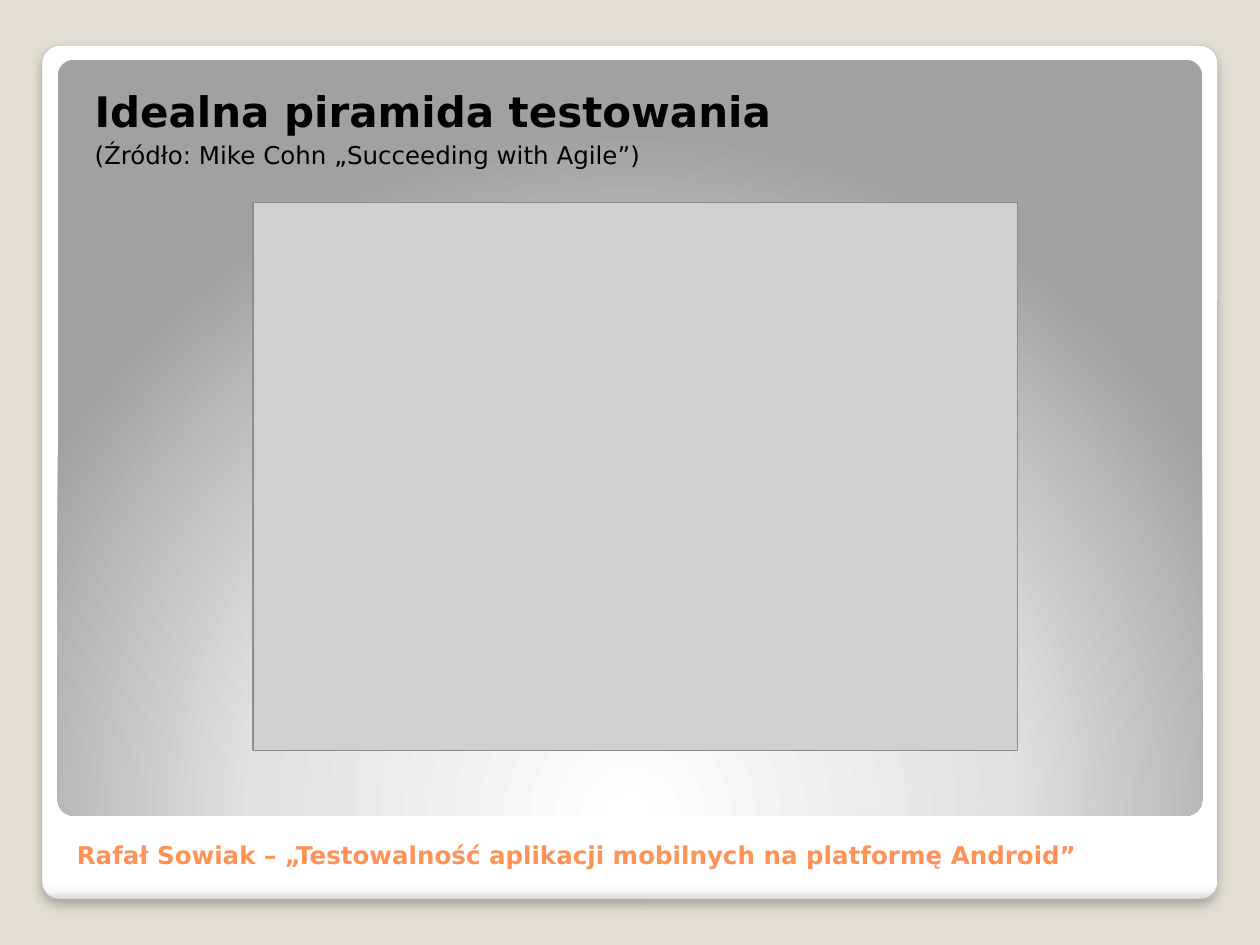
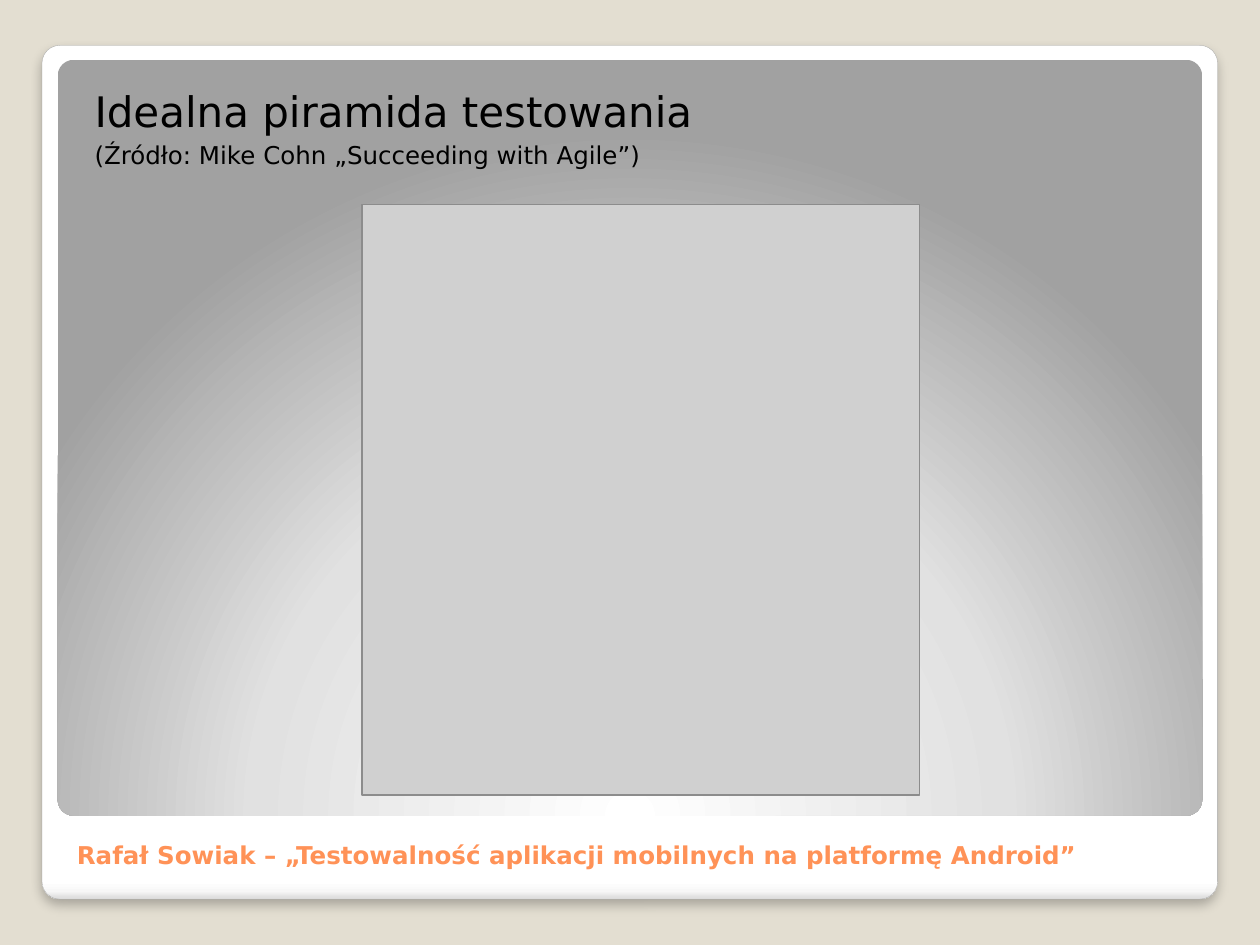
Before and after one commit to adventurewrites/mgr_info, a slide deck: slide 12 of praca_dyplomowa.pptx (slide 15 before the commit). Drawn at 1260x945 pixels with LibreOffice and Linux fonts; fonts in the diff are those of the drawing; grey boxes stand for pictures. Boxes give left, top, right and bottom in pixels: in the first picture for what was removed or moved away, otherwise in the second. Text is boxed around its words. In the diff, an @@ line names an element or a change of style, - is before the commit and + after.

```diff
--- a/praca_dyplomowa.pptx
+++ b/praca_dyplomowa.pptx
@@ text at [94,95,692,136]: bold off in "Idealna piramida testowania" @@
@@ picture: place and size @@
-picture at [253,202,1018,750]
+picture at [362,204,920,795]
```
Also in this commit, not shown: 10 other slides changed, 4 slides added, 6 slides removed, 5 other files.
